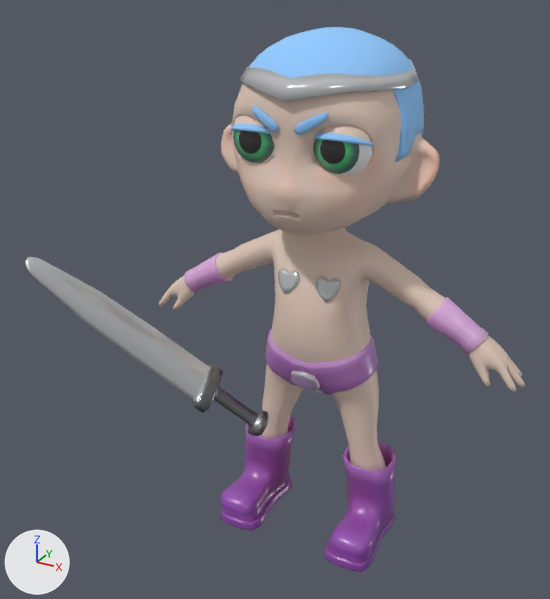
One commit to the glTF model client/assets/character_001/scene.gltf: the scene before it, then after it.
One viewpoint serves both versions: a 50 mm lens placed at (0.846, -1.824, 1.612), pointed at (-0.046, -0.203, 0.802). Lighting does not change. The marker at lower left points along +X, +Y and +Z. Where no turn or scale is listed for an object, it has been applied to the vertices.

Names of what the first picture shows: 'SM_Armour_001', 'SM_Body_Male_001', 'SM_Boots_001', 'SM_Gloves.001', 'SM_Helmet_001', 'SM_Pants_001', 'SM_Sword'.
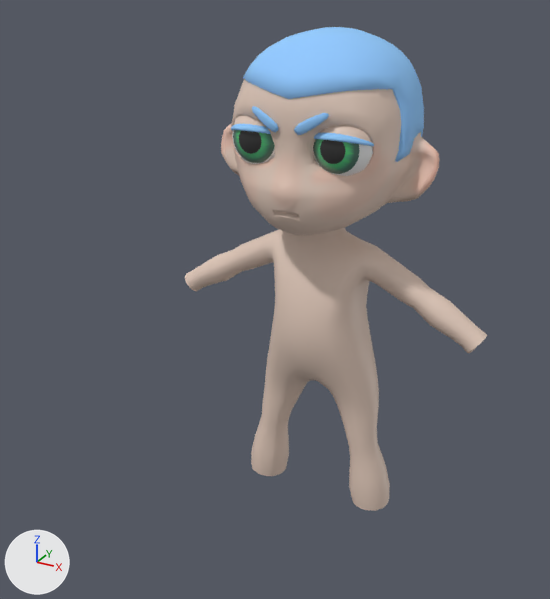
What differs and where, as boxes [x1, y1, x2, y2] in the pictures (550 x 599 px):
'SM_Boots_001', deleted
    before: [220, 416, 396, 572]
'SM_Sword', deleted
    before: [25, 257, 269, 436]
'SM_Gloves.001', deleted
    before: [158, 252, 525, 392]
    faces in mat_equipment: [183, 252, 488, 355]
    faces in mat_skin: [158, 276, 525, 392]
'SM_Helmet_001', deleted
    before: [240, 59, 418, 102]
'SM_Pants_001', deleted
    before: [265, 328, 378, 395]
'SM_Armour_001', deleted
    before: [278, 268, 341, 302]

What the commit changed:
Object 'SM_Sword' (ob_sm_sword) is deleted.
Object 'SM_Armour_001' (ob_sm_armour_001) is deleted.
Object 'SM_Boots_001' (ob_sm_boots_001) is deleted.
Object 'SM_Gloves.001' (ob_sm_gloves_001) is deleted.
Object 'SM_Helmet_001' (ob_sm_helmet_001) is deleted.
Object 'SM_Pants_001' (ob_sm_pants_001) is deleted.
